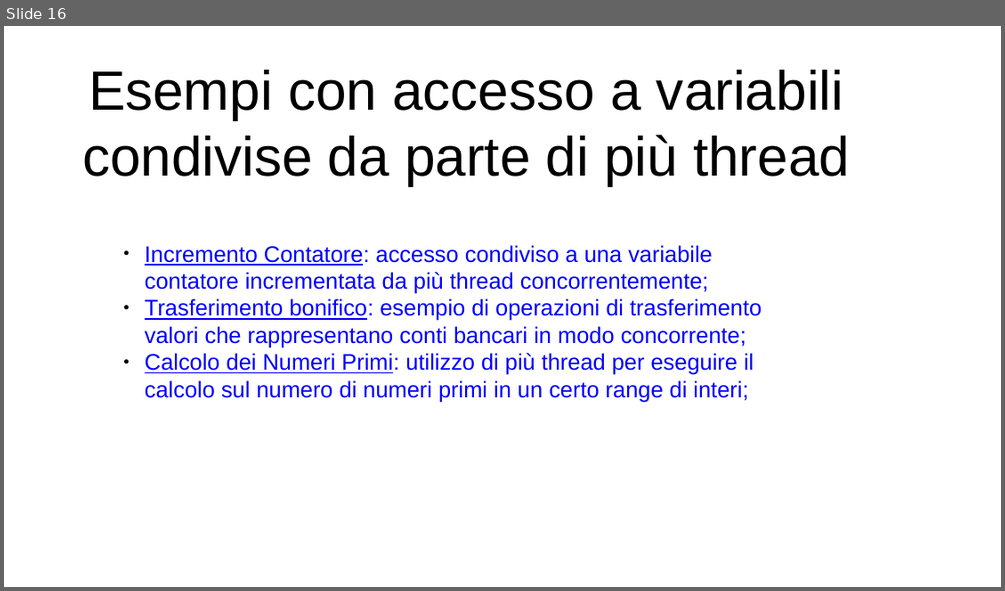
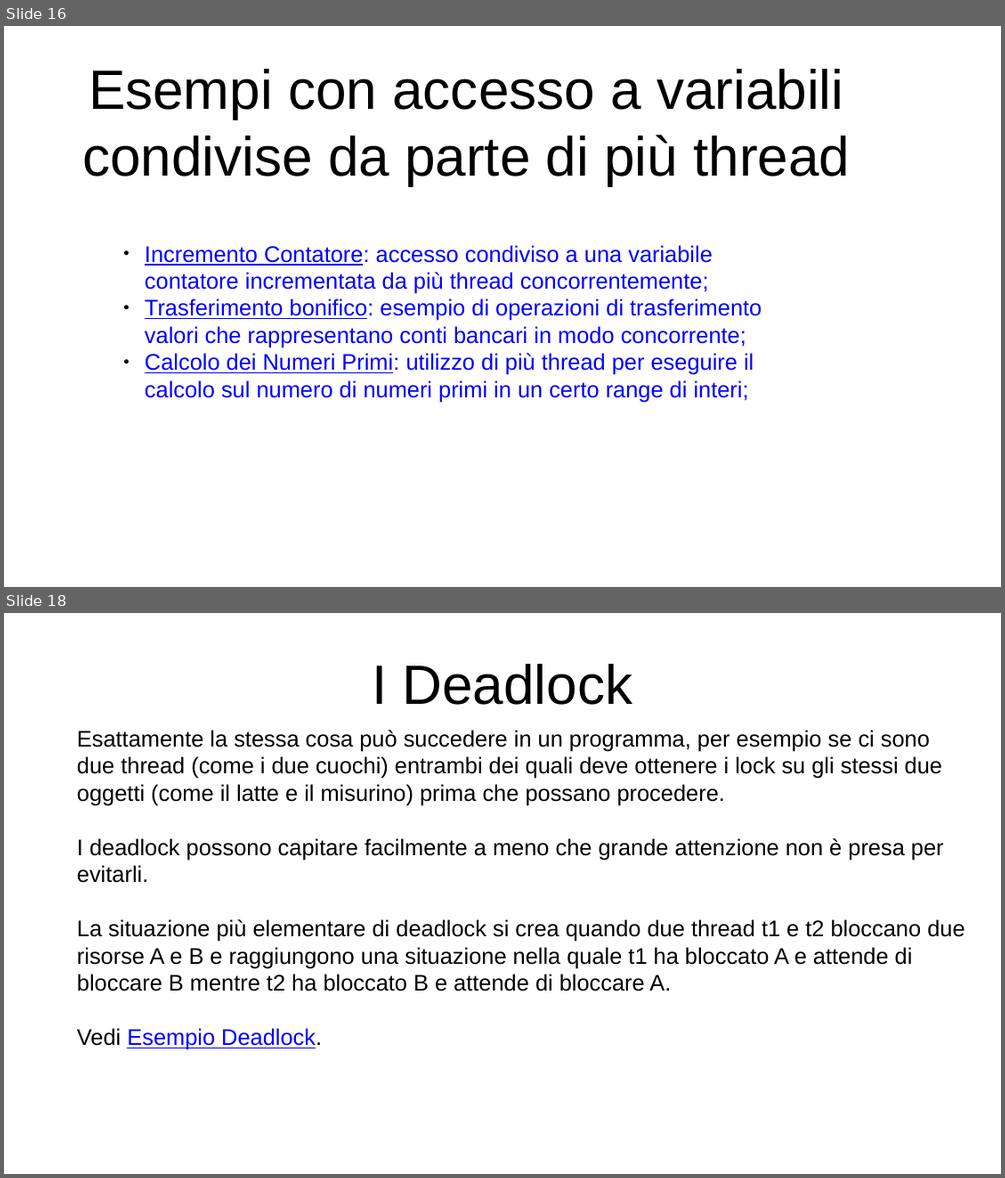
Before and after one commit to checksound/Slides_THREAD_CONCORRENZA, a slide deck: CONCORRENZA.pptx. Shown one above the other, each under a label of ours: slide 16 before the commit, slides 16 and 18 after it; the slides between them are not shown. The pictures are 1005x591 and 1005x1178 pixels, drawn with LibreOffice and Linux fonts; fonts in the diff are those of the drawing. Boxes give left, top, right and bottom in pixels: in the first picture for what was removed or moved away, otherwise in the second. Text is boxed around its words. In the diff, an @@ line names an element or a change of style, - is before the commit and + after.

```diff
--- a/CONCORRENZA.pptx
+++ b/CONCORRENZA.pptx
@@ slide 18 added at box(4, 613, 1001, 1174), background #FFFFFF @@
@@ text added at box(372, 664, 632, 705), 44 pt, text #000000 @@
+I Deadlock
@@ text added at box(77, 730, 964, 1050), 18 pt, text #000000 @@
+Esattamente la stessa cosa può succedere in un programma, per esempio se ci sono due thread (come i due cuochi) entrambi dei quali deve ottenere i lock su gli stessi due oggetti (come il latte e il misurino) prima che possano procedere.
+I deadlock possono capitare facilmente a meno che grande attenzione non è presa per evitarli.
+La situazione più elementare di deadlock si crea quando due thread t1 e t2 bloccano due risorse A e B e raggiungono una situazione nella quale t1 ha bloccato A e attende di bloccare B mentre t2 ha bloccato B e attende di bloccare A.
+Vedi Esempio Deadlock.
```
Also in this commit, not shown: 1 slide changed, 1 other slide added, 5 other files.
